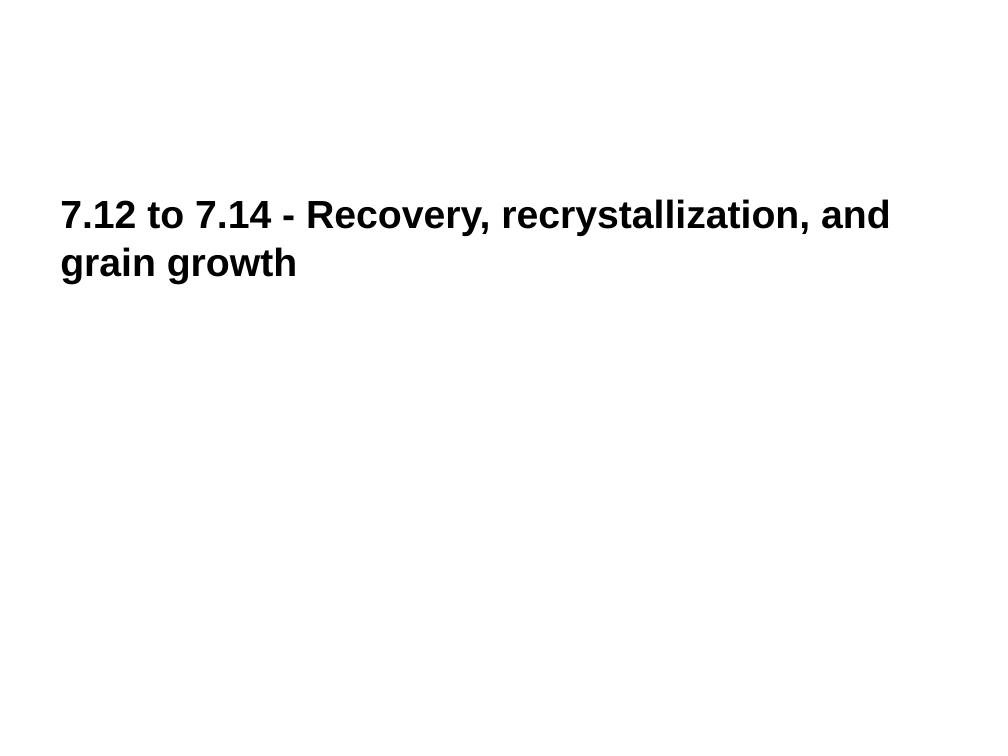
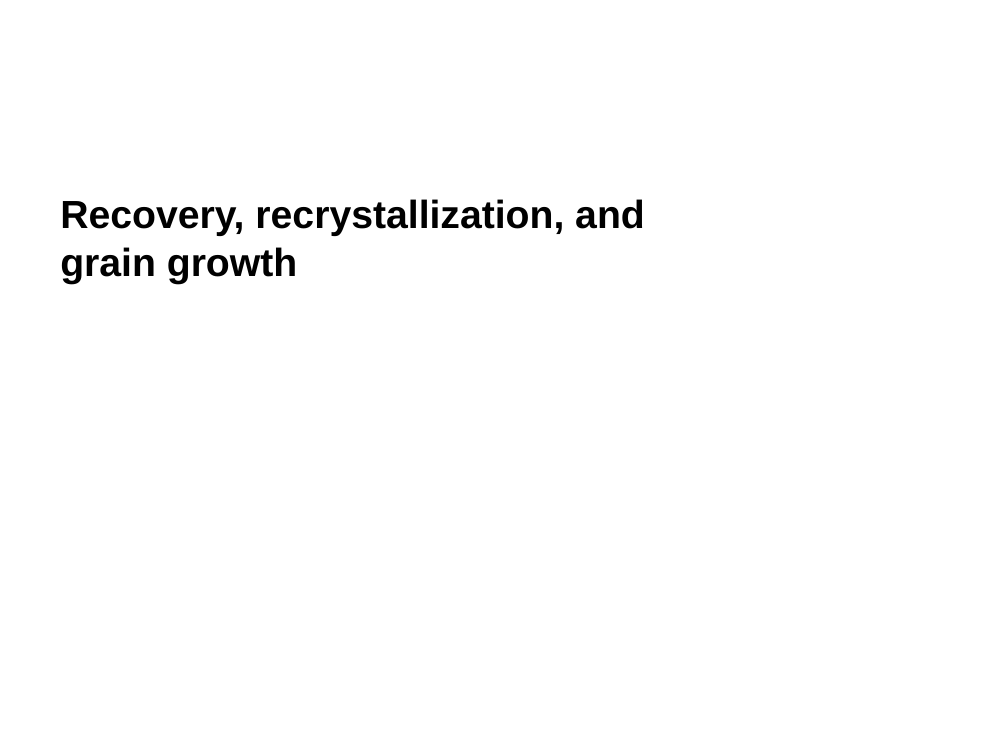
Before and after one commit to sgcorcoran/brightspace, a slide deck: slide 27 of live_site/assets/handouts/07.02_strengthening.pptx (slide 24 before the commit). Drawn at 1008x756 pixels with LibreOffice and Linux fonts; fonts in the diff are those of the drawing. Boxes give left, top, right and bottom in pixels: in the first picture for what was removed or moved away, otherwise in the second. Text is boxed around its words. In the diff, an @@ line names an element or a change of style, - is before the commit and + after.

```diff
--- a/live_site/assets/handouts/07.02_strengthening.pptx
+++ b/live_site/assets/handouts/07.02_strengthening.pptx
@@ text at (60,199,645,236): text changed @@
-7.12 to 7.14 - Recovery, recrystallization, and
+Recovery, recrystallization, and
```
Also in this commit, not shown: 12 other slides changed, 3 slides added, 2 slides removed, 37 other files.
